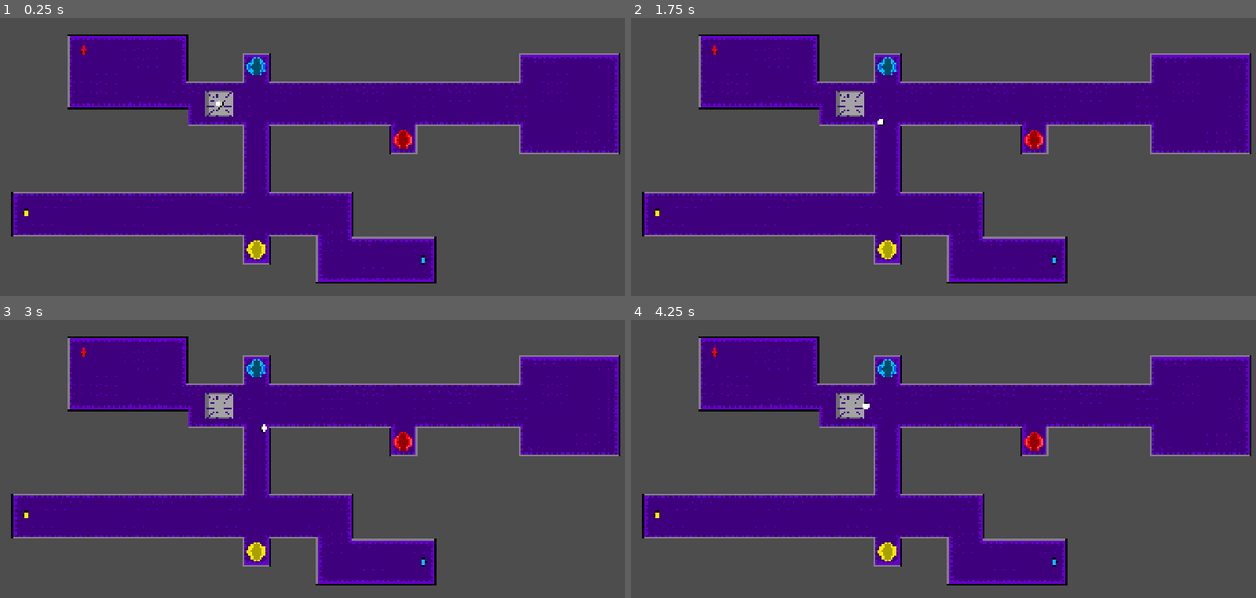
Above: before the commit, frames 1-4 (two rows, left to right).
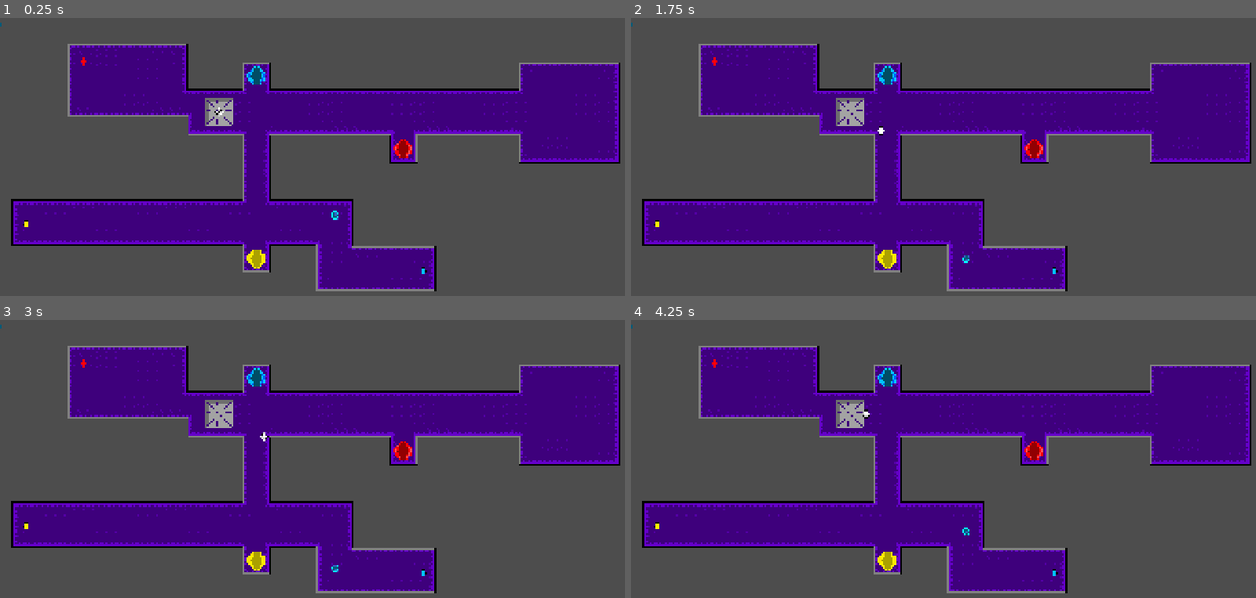
Above: after the commit, the same moments.

Repository: cont4gious135/project-color-kill
Game: Godot game, scene res://Scenes/prototype.tscn
The game is run twice, just before and just after one commit, with the same random seed, the same clock (stepped at 60 frames per second) and the same inputs. The project has no main scene, so this scene is started directly.
Inputs:
- Up to frame 1 (0.25 s): no input
- Up to frame 2 (1.75 s): hold D (move_right) 0.53-1.28 s; tap Enter at 1.25 s; hold S (move_down) from 1.28 s (still down)
- Up to frame 3 (3 s): tap Space at 2 s; release S (move_down) at 2.03 s; hold D (move_right) 2.03-2.78 s; hold W (move_up) from 2.78 s (still down)
- Up to frame 4 (4.25 s): release W (move_up) at 3.53 s; hold A (move_left) from 3.53 s (still down)

The runs differ from the first frame. In frame 1, 15% of the frame differs, in the area x 0-100%, y 1-99%; in frame 2, 15%; in frame 3, 15%; in frame 4, 15%.

Commit message:
Known solution to patrol enemies

Diff:
--- a/Scenes/blue_enem.tscn
+++ b/Scenes/blue_enem.tscn
@@ -1,6 +1,7 @@
-[gd_scene load_steps=11 format=3 uid="uid://cxy4fosc1ap6u"]
+[gd_scene load_steps=12 format=3 uid="uid://cxy4fosc1ap6u"]
 
 [ext_resource type="Texture2D" uid="uid://cscctyw22253m" path="res://Assets/Art/finalized/Blue_1.png" id="1_78lwd"]
+[ext_resource type="Script" uid="uid://dky4jhdkq5wow" path="res://Scripts/blue_enem.gd" id="1_s8quv"]
 [ext_resource type="Texture2D" uid="uid://e120munftucp" path="res://Assets/Art/finalized/Blue_2.png" id="2_s8quv"]
 [ext_resource type="Texture2D" uid="uid://ubfhd30fvj28" path="res://Assets/Art/finalized/Blue_3.png" id="3_0benk"]
 [ext_resource type="Texture2D" uid="uid://byhowyklfmbbo" path="res://Assets/Art/finalized/Blue_4.png" id="4_55v1j"]
@@ -44,11 +45,13 @@
 [sub_resource type="CircleShape2D" id="CircleShape2D_mdwlv"]
 radius = 8.0
 
-[node name="BlueEnem" type="Area2D"]
+[node name="BlueEnem" type="Area2D" groups=["blue"]]
+script = ExtResource("1_s8quv")
 
 [node name="AnimatedSprite2D" type="AnimatedSprite2D" parent="."]
 sprite_frames = SubResource("SpriteFrames_p4pnq")
-frame_progress = 0.42742544
+frame = 1
+frame_progress = 0.7272169
 
 [node name="CollisionShape2D" type="CollisionShape2D" parent="."]
 shape = SubResource("CircleShape2D_mdwlv")
--- a/Scenes/player.gd
+++ b/Scenes/player.gd
@@ -6,9 +6,6 @@
 
 
 func _physics_process(delta: float) -> void:
-
-
-
 	# Get the input direction and handle the movement/deceleration.
 	# As good practice, you should replace UI actions with custom gameplay actions.
 	var direction := Input.get_vector("move_left", "move_right", "move_up", "move_down")
--- a/Scenes/prototype.tscn
+++ b/Scenes/prototype.tscn
@@ -9,9 +9,24 @@
 [ext_resource type="PackedScene" uid="uid://dfbbnrp8fppqp" path="res://Scenes/yellow_door.tscn" id="7_xnjhx"]
 [ext_resource type="PackedScene" uid="uid://dom4f3yrootl4" path="res://Scenes/red_door.tscn" id="8_7dhkk"]
 [ext_resource type="PackedScene" uid="uid://o82sl5xodmm6" path="res://Scenes/red_key.tscn" id="9_bsdhg"]
+[ext_resource type="PackedScene" uid="uid://cxy4fosc1ap6u" path="res://Scenes/blue_enem.tscn" id="10_7dhkk"]
 [ext_resource type="PackedScene" uid="uid://dy2qxef86bgss" path="res://Scenes/yellow_key.tscn" id="10_x2k0h"]
 [ext_resource type="PackedScene" uid="uid://dm8katkuw58pw" path="res://Scenes/blue_key.tscn" id="11_2mp60"]
 [ext_resource type="PackedScene" uid="uid://ds78cm5bd8bdj" path="res://Scenes/exit.tscn" id="12_xnjhx"]
+[ext_resource type="Script" uid="uid://cx3v5aumyt0ye" path="res://Scripts/path_follow_2d.gd" id="14_bsdhg"]
+
+[sub_resource type="TileSetAtlasSource" id="TileSetAtlasSource_bsdhg"]
+texture = ExtResource("3_7kyyp")
+0:0/0 = 0
+1:0/0 = 0
+2:0/0 = 0
+3:0/0 = 0
+4:0/0 = 0
+5:0/0 = 0
+
+[sub_resource type="TileSet" id="TileSet_x2k0h"]
+sources/6 = SubResource("TileSetAtlasSource_bsdhg")
+tile_proxies/coords_level = [[0, Vector2i(0, 0)], [6, Vector2i(0, 0)], [1, Vector2i(0, 0)], [6, Vector2i(1, 0)], [2, Vector2i(0, 0)], [6, Vector2i(2, 0)], [3, Vector2i(0, 0)], [6, Vector2i(3, 0)], [4, Vector2i(0, 0)], [6, Vector2i(4, 0)], [5, Vector2i(0, 0)], [6, Vector2i(5, 0)]]
 
 [sub_resource type="TileSetAtlasSource" id="TileSetAtlasSource_f3m8k"]
 texture = ExtResource("1_uurmw")
@@ -279,53 +294,80 @@
 sources/8 = SubResource("TileSetAtlasSource_xnjhx")
 sources/9 = SubResource("TileSetAtlasSource_7dhkk")
 
+[sub_resource type="Curve2D" id="Curve2D_x2k0h"]
+_data = {
+"points": PackedVector2Array(0, 0, 0, 0, 300, 72.727264, 0, 0, 0, 0, 300, 72.727264, 0, 0, 0, 0, 300, 199.99997, 0, 0, 0, 0, 300, 127.272705, 0, 0, 0, 0, 300, 72.727264)
+}
+point_count = 5
+
 [node name="Prototype" type="Node2D"]
-position = Vector2(0, 118)
 scale = Vector2(1.76, 1.76)
 
-[node name="TileMapLayer" type="TileMapLayer" parent="."]
-position = Vector2(101, 0)
+[node name="Background" type="TileMapLayer" parent="."]
+position = Vector2(0, 81.818184)
+tile_set = SubResource("TileSet_x2k0h")
+
+[node name="Foreground" type="TileMapLayer" parent="."]
+position = Vector2(101, 81.818184)
 tile_map_data = PackedByteArray("AAABAAIACQAAAAAAAAABAAMACQAAAAEAAAABAAQACQAAAAEAAAABAAUACQAAAAEAAAABAAYACQAAAAEAAAABAA …(11168 unchanged characters)…
 tile_set = SubResource("TileSet_bsdhg")
 
-[node name="Doors" type="Node" parent="."]
-
-[node name="BlueDoor" parent="Doors" instance=ExtResource("6_fixtb")]
-position = Vector2(784, 272)
-scale = Vector2(3.52, 3.52)
-
-[node name="YellowDoor" parent="Doors" instance=ExtResource("7_xnjhx")]
-position = Vector2(784, 832)
-scale = Vector2(3.52, 3.52)
-
-[node name="RedDoor" parent="Doors" instance=ExtResource("8_7dhkk")]
-position = Vector2(1232, 496)
-scale = Vector2(3.52, 3.52)
+[node name="Player" parent="." instance=ExtResource("5_ma1ii")]
+z_index = 1
+position = Vector2(381, 233.81815)
+speed = 125.0
 
 [node name="Exit" parent="." instance=ExtResource("12_xnjhx")]
 visible = false
 position = Vector2(990.9092, 152.27274)
 
-[node name="Player" parent="." instance=ExtResource("5_ma1ii")]
-position = Vector2(381, 151.99998)
-speed = 125.0
+[node name="Doors" type="Node" parent="."]
+
+[node name="BlueDoor" parent="Doors" instance=ExtResource("6_fixtb")]
+position = Vector2(784, 300)
+scale = Vector2(3.52, 3.52)
+
+[node name="YellowDoor" parent="Doors" instance=ExtResource("7_xnjhx")]
+position = Vector2(784, 860)
+scale = Vector2(3.52, 3.52)
+
+[node name="RedDoor" parent="Doors" instance=ExtResource("8_7dhkk")]
+position = Vector2(1232, 524)
+scale = Vector2(3.52, 3.52)
+
+[node name="YellowEnemies" type="Node" parent="."]
+
+[node name="BlueEnemies" type="Node" parent="."]
+
+[node name="BlueEnem" parent="BlueEnemies" instance=ExtResource("10_7dhkk")]
+position = Vector2(0, 144)
+
+[node name="RedEnemies" type="Node" parent="."]
 
 [node name="Keys" type="Node" parent="."]
 
 [node name="RedKey" parent="Keys" instance=ExtResource("9_bsdhg")]
-position = Vector2(256, 222)
+position = Vector2(256, 256)
 scale = Vector2(1.76, 1.76)
 
 [node name="YellowKey" parent="Keys" instance=ExtResource("10_x2k0h")]
-position = Vector2(80, 720)
+position = Vector2(80, 754)
 scale = Vector2(1.76, 1.76)
 
 [node name="BlueKey" parent="Keys" instance=ExtResource("11_2mp60")]
-position = Vector2(1293.9999, 864)
+position = Vector2(1293.9999, 898)
 scale = Vector2(1.76, 1.76)
 
-[node name="YellowEnemies" type="Node" parent="."]
-
-[node name="BlueEnemies" type="Node" parent="."]
-
-[node name="RedEnemies" type="Node" parent="."]
+[node name="Node2D" type="Path2D" parent="."]
+position = Vector2(281.81818, 327.27274)
+curve = SubResource("Curve2D_x2k0h")
+
+[node name="PathFollow2D" type="PathFollow2D" parent="Node2D"]
+position = Vector2(300, 72.63793)
+rotation = 1.5707964
+rotates = false
+script = ExtResource("14_bsdhg")
+speed = 2.0
+
+[node name="BlueEnem" parent="Node2D/PathFollow2D" instance=ExtResource("10_7dhkk")]
+z_index = 1
--- a/Scenes/red_enem.tscn
+++ b/Scenes/red_enem.tscn
@@ -1,6 +1,7 @@
-[gd_scene load_steps=11 format=3 uid="uid://bd2gmxdqorgnj"]
+[gd_scene load_steps=12 format=3 uid="uid://bd2gmxdqorgnj"]
 
 [ext_resource type="Texture2D" uid="uid://il8gy0stpubx" path="res://Assets/Art/finalized/Red_1.png" id="1_o3vua"]
+[ext_resource type="Script" uid="uid://djeaqi341b2rc" path="res://Scripts/red_enem.gd" id="1_t7hdj"]
 [ext_resource type="Texture2D" uid="uid://dsqgrmcpsdo6s" path="res://Assets/Art/finalized/Red_2.png" id="2_t7hdj"]
 [ext_resource type="Texture2D" uid="uid://bkghcmoblhxus" path="res://Assets/Art/finalized/red_3.png" id="3_pr37e"]
 [ext_resource type="Texture2D" uid="uid://b62rgs8ob05qc" path="res://Assets/Art/finalized/Red_4.png" id="4_l5pa6"]
@@ -45,6 +46,7 @@
 radius = 8.0
 
 [node name="RedEnem" type="Area2D"]
+script = ExtResource("1_t7hdj")
 
 [node name="AnimatedSprite2D" type="AnimatedSprite2D" parent="."]
 sprite_frames = SubResource("SpriteFrames_8dl3c")
--- /dev/null
+++ b/Scenes/yellow_enem.gd
@@ -0,0 +1,11 @@
+extends Area2D
+
+
+# Called when the node enters the scene tree for the first time.
+func _ready() -> void:
+	pass # Replace with function body.
+
+
+# Called every frame. 'delta' is the elapsed time since the previous frame.
+func _process(delta: float) -> void:
+	pass
--- a/Scenes/yellow_enem.tscn
+++ b/Scenes/yellow_enem.tscn
@@ -1,6 +1,7 @@
-[gd_scene load_steps=11 format=3 uid="uid://hul0554gntgk"]
+[gd_scene load_steps=12 format=3 uid="uid://hul0554gntgk"]
 
 [ext_resource type="Texture2D" uid="uid://cv4u5sqgg28bd" path="res://Assets/Art/finalized/Yellow_1.png" id="1_5mq0f"]
+[ext_resource type="Script" uid="uid://danspw3btw7m0" path="res://Scenes/yellow_enem.gd" id="1_ue7xr"]
 [ext_resource type="Texture2D" uid="uid://c78thq7d1pagk" path="res://Assets/Art/finalized/Yellow_2.png" id="2_ue7xr"]
 [ext_resource type="Texture2D" uid="uid://b0cjb1m8jiuex" path="res://Assets/Art/finalized/Yellow_3.png" id="3_ubma1"]
 [ext_resource type="Texture2D" uid="uid://cmbnq2box5j5f" path="res://Assets/Art/finalized/Yellow_4.png" id="4_84hyb"]
@@ -45,6 +46,7 @@
 radius = 8.0
 
 [node name="YellowEnem" type="Area2D"]
+script = ExtResource("1_ue7xr")
 
 [node name="AnimatedSprite2D" type="AnimatedSprite2D" parent="."]
 sprite_frames = SubResource("SpriteFrames_m0k8b")
--- /dev/null
+++ b/Scripts/blue_enem.gd
@@ -0,0 +1,11 @@
+extends Area2D
+
+
+# Called when the node enters the scene tree for the first time.
+func _ready() -> void:
+	$AnimatedSprite2D.play()
+
+
+# Called every frame. 'delta' is the elapsed time since the previous frame.
+func _process(delta: float) -> void:
+	pass
--- /dev/null
+++ b/Scripts/path_follow_2d.gd
@@ -0,0 +1,7 @@
+extends PathFollow2D
+
+@export var speed : float = 0.0
+
+# Called every frame. 'delta' is the elapsed time since the previous frame.
+func _process(delta: float) -> void:
+	progress_ratio += delta * (speed / 10)
--- /dev/null
+++ b/Scripts/red_enem.gd
@@ -0,0 +1,10 @@
+extends Area2D
+
+
+# Called when the node enters the scene tree for the first time.
+func _ready() -> void:
+	$AnimatedSprite2D.play()
+
+# Called every frame. 'delta' is the elapsed time since the previous frame.
+func _process(delta: float) -> void:
+	pass
Not shown: 1 places in Scenes/prototype.tscn that only renumber resources
Not shown, added: Scenes/yellow_enem.gd.uid
Not shown, added: Scripts/blue_enem.gd.uid
Not shown, added: Scripts/path_follow_2d.gd.uid
Not shown, added: Scripts/red_enem.gd.uid
